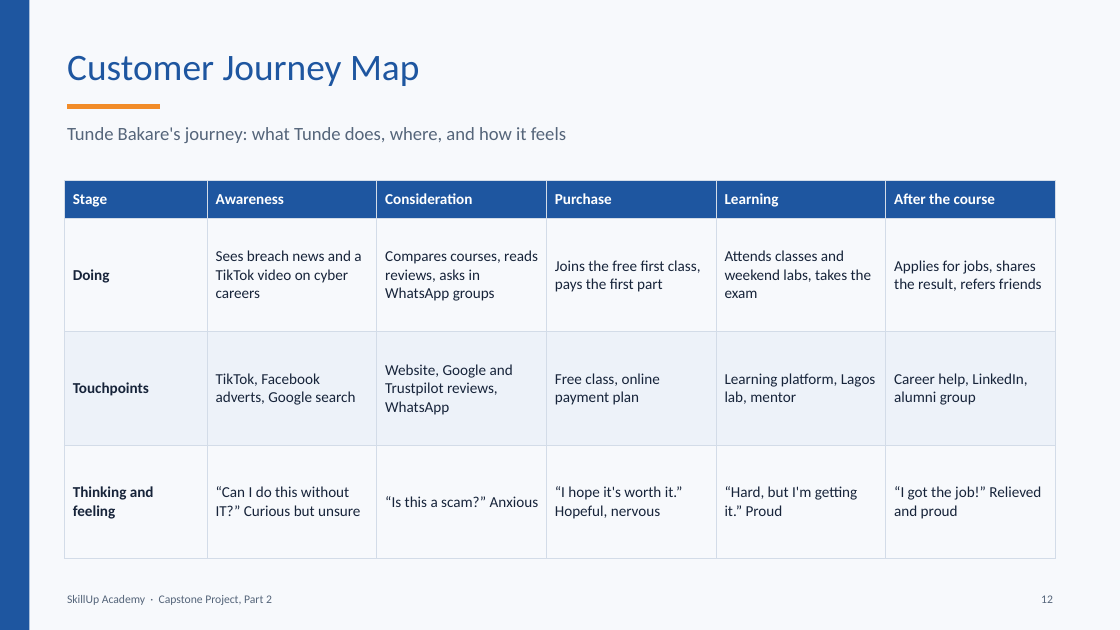
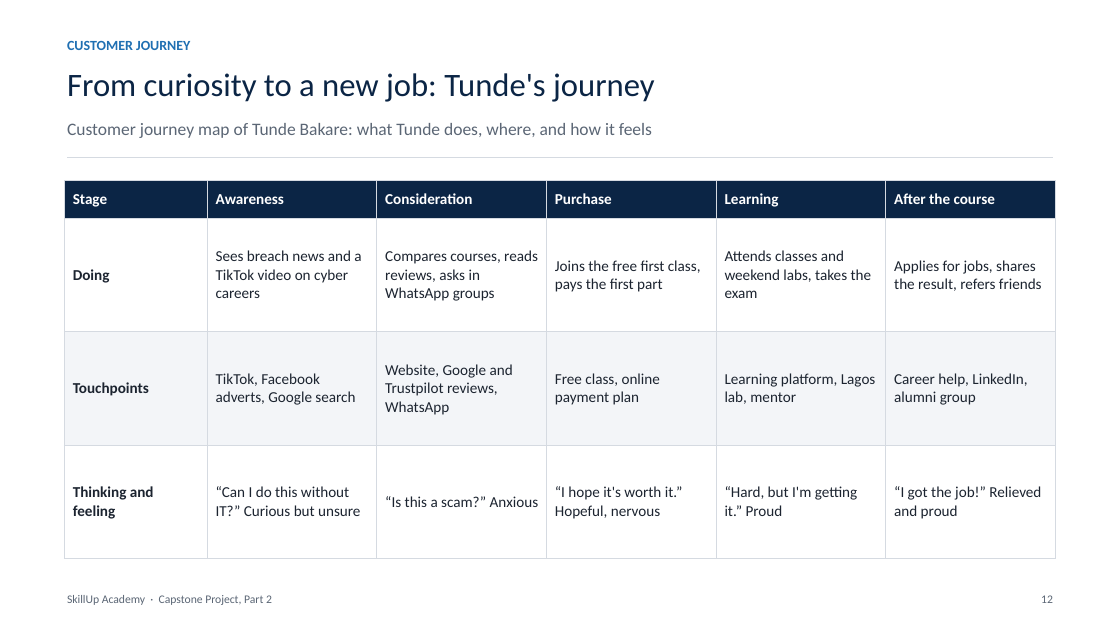
Before and after one commit to BadboyVee/BlackHoleeee, a slide deck: slide 12 of capstone/Customer_Analysis.pptx. Drawn at 1120x630 pixels with LibreOffice and Linux fonts; fonts in the diff are those of the drawing. Boxes give left, top, right and bottom in pixels: in the first picture for what was removed or moved away, otherwise in the second. Text is boxed around its words. In the diff, an @@ line names an element or a change of style, - is before the commit and + after.

```diff
--- a/capstone/Customer_Analysis.pptx
+++ b/capstone/Customer_Analysis.pptx
@@ background #F7F9FC to #FFFFFF @@
@@ rectangle removed at [0,0,29,630] @@
@@ text added at [67,41,190,50], 12 pt, text #1F6FB2, bold @@
+CUSTOMER JOURNEY
@@ title at [67,73,654,102]: text changed; size 32 to 28 pt; text colour #1E56A0 to #0B2545 @@
-Customer Journey Map
+From curiosity to a new job: Tunde's journey
@@ line removed from (67, 107) to (160, 107) @@
@@ text at [67,123,652,138]: text changed; size 16 to 15 pt; text colour #55657A to #5B6675 @@
-Tunde Bakare's journey: what Tunde does, where, and how it feels
+Customer journey map of Tunde Bakare: what Tunde does, where, and how it feels
@@ line added from (67, 158) to (1053, 158), #D5DAE1 1 pt @@
@@ table at [65,181,1056,559] @@
@@ fill #1E56A0 to #0B2545 in row 1 @@
@@ fill #EDF2F9 to #F3F5F8 in row 3 @@
@@ text colour #17243A to #1C2430 @@
@@ borders changed @@
```
Also in this commit, not shown: 15 other slides changed, 7 other files.
